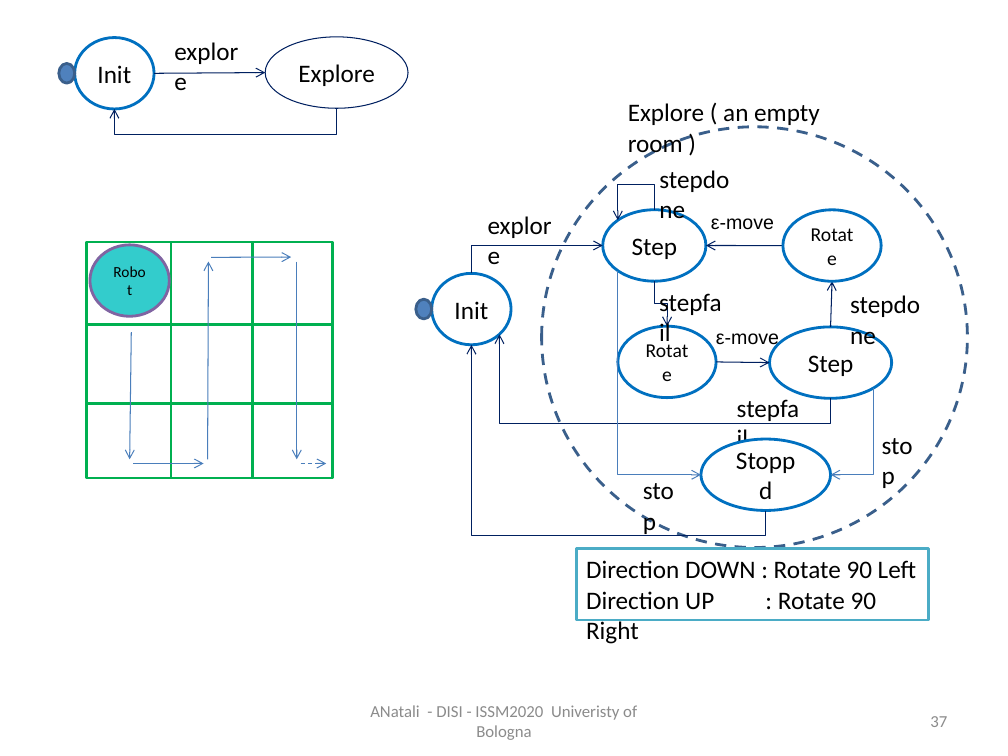
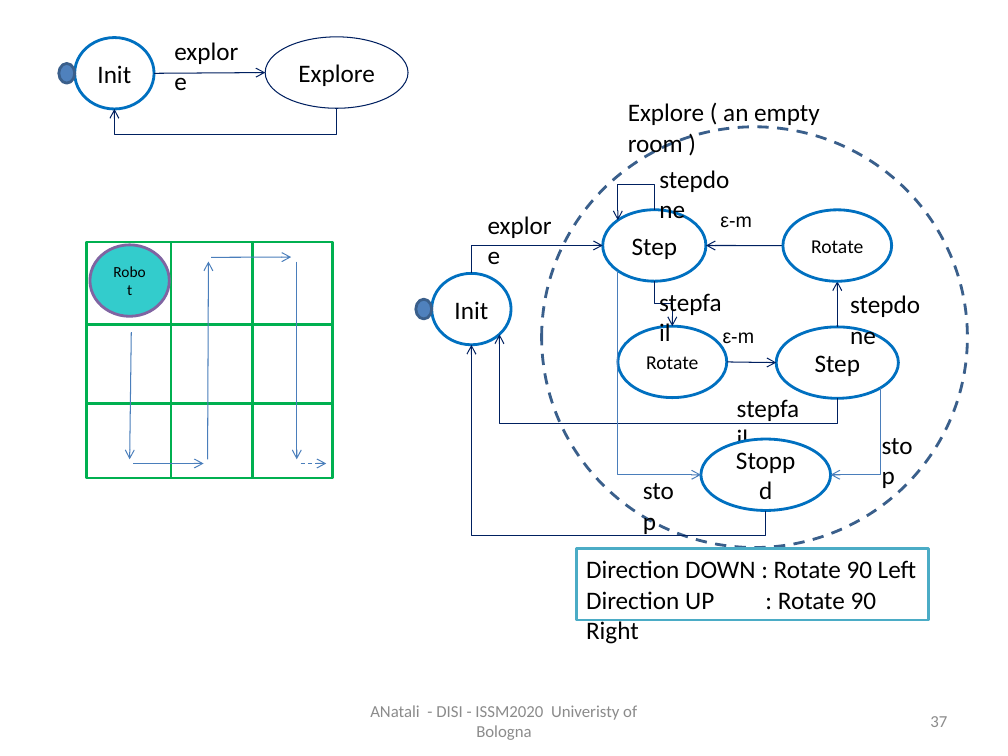
Before and after one commit to anatali/iss2020LabBo, a slide deck: slide 37 of it.unibo.issLabStart/userDocs/ISSM2020.pptx. Drawn at 1008x756 pixels with LibreOffice and Linux fonts; fonts in the diff are those of the drawing. Boxes give left, top, right and bottom in pixels: in the first picture for what was removed or moved away, otherwise in the second. Text is boxed around its words. In the diff, an @@ line names an element or a change of style, - is before the commit and + after.

```diff
--- a/it.unibo.issLabStart/userDocs/ISSM2020.pptx
+++ b/it.unibo.issLabStart/userDocs/ISSM2020.pptx
@@ text at <box>720,216,752,228</box>: text changed @@
-ε-move
+ε-m
@@ ellipse "Rotate": place and size @@
-ellipse "Rotate" at <box>783,210,881,281</box>
+ellipse "Rotate" at <box>783,210,892,281</box>
@@ elbow arrow moved from (654, 281) - (667, 327) to (654, 281) - (672, 327) @@
@@ arrow moved from (831, 327) - (832, 281) to (838, 327) - (838, 281) @@
@@ ellipse "Rotate": place and size @@
-ellipse "Rotate" at <box>618,327,716,398</box>
+ellipse "Rotate" at <box>618,327,727,398</box>
@@ ellipse "Step": place and size @@
-ellipse "Step" at <box>769,327,891,398</box>
+ellipse "Step" at <box>776,327,898,398</box>
@@ elbow arrow moved from (831, 398) - (500, 335) to (838, 398) - (500, 335) @@
@@ text at <box>723,332,755,347</box>: text changed @@
-ε-move
+ε-m
@@ arrow moved from (716, 362) - (769, 363) to (727, 362) - (776, 363) @@
@@ elbow arrow moved from (874, 388) - (831, 475) to (881, 388) - (831, 475) @@
```
Also in this commit, not shown: 3 other slides changed, 1 slide added, 30 other files.
